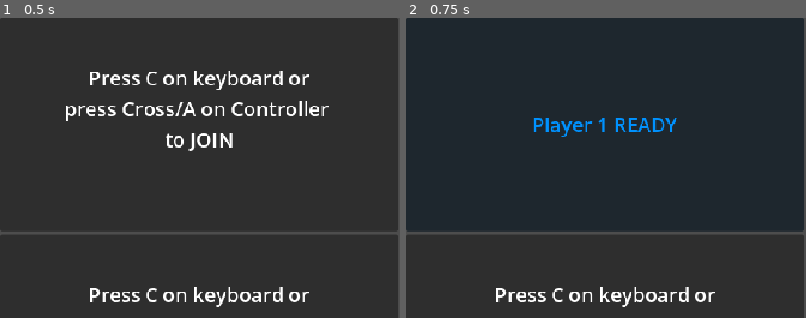
Above: before the commit, frames 1-2 (left to right).
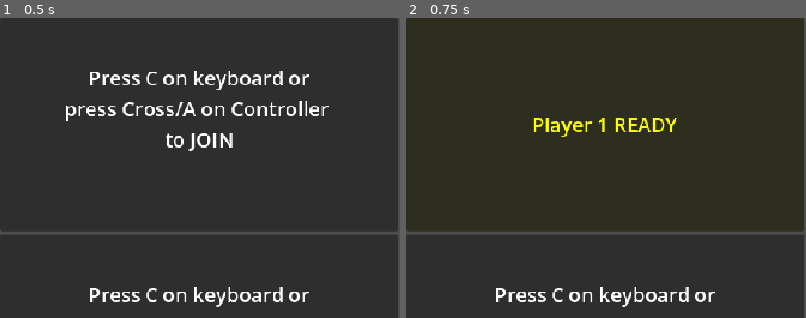
Above: after the commit, the same moments.

Repository: grandeisa/livre-2026
Game: Godot game, scene res://scenes/join_scene.tscn
Two runs of this game, one before a commit and one after it. Both use one fixed random seed, a clock stepped at 60 frames per second and the inputs below.
Inputs:
- Up to frame 1 (0.5 s): no input
- Up to frame 2 (0.75 s): tap C at 0.5, 0.6 s
The pictures show only the part of the screen within x 0-50%, y 0-50%; the shares and areas given below are measured in that part.

Frame 1 is identical in both runs. In frame 2, 0.8% of the frame differs, in the area x 31-68%, y 33-40%.

Commit message:
Add return to join screen action on result screen

Diff:
--- a/src/autoloads/director.gd
+++ b/src/autoloads/director.gd
@@ -1,9 +1,10 @@
 extends Node
 
-const PLAYER_COLOR_AMOUNT: int = 7
+const PLAYER_COLOR_AMOUNT: int = 6
 
 @onready var result_screen: PackedScene = preload("res://scenes/result_screen.tscn")
 @onready var test_level: PackedScene = preload("res://scenes/test_level.tscn")
+@onready var join_screen: PackedScene = preload("res://scenes/join_scene.tscn")
 @onready var player_packed: PackedScene = preload("res://scenes/player.tscn")
 var accepting_change:bool = true
 var _last_devices: Array[int]
@@ -21,6 +22,10 @@
 	await get_tree().create_timer(time_offset).timeout
 	get_tree().call_deferred("change_scene_to_node", scene)
 	Engine.time_scale = 1.0
+
+func change_to_join_screen() -> void:
+	var scene = join_screen.instantiate()
+	get_tree().change_scene_to_node(scene)
 
 func change_to_test_level(devices: Array[int] = []) -> void:
 	if devices.is_empty():
--- a/src/project.godot
+++ b/src/project.godot
@@ -107,6 +107,12 @@
 "events": [Object(InputEventKey,"resource_local_to_scene":false,"resource_name":"","device":-1,"window_id":0,"alt_press …(192 unchanged characters)…
 ]
 }
+m_return={
+"deadzone": 0.2,
+"events": [Object(InputEventJoypadButton,"resource_local_to_scene":false,"resource_name":"","device":-1,"button_index":4,"pressure":0.0,"pressed":true,"script":null)
+, Object(InputEventKey,"resource_local_to_scene":false,"resource_name":"","device":-1,"window_id":0,"alt_pressed":false,"shift_pressed":false,"ctrl_pressed":false,"meta_pressed":false,"pressed":false,"keycode":0,"physical_keycode":4194305,"key_label":0,"unicode":0,"location":0,"echo":false,"script":null)
+]
+}
 
 [physics]
 
--- a/src/scenes/result_screen.tscn
+++ b/src/scenes/result_screen.tscn
@@ -13,6 +13,8 @@
 func _process(_delta: float) -> void:
 	if Input.is_action_just_pressed(\"p_reset@all\"):
 		Director.change_to_test_level()
+	elif Input.is_action_just_pressed(\"m_return\"):
+		Director.change_to_join_screen()
 "
 
 [node name="ResultScreen" type="Control" unique_id=208853051]
